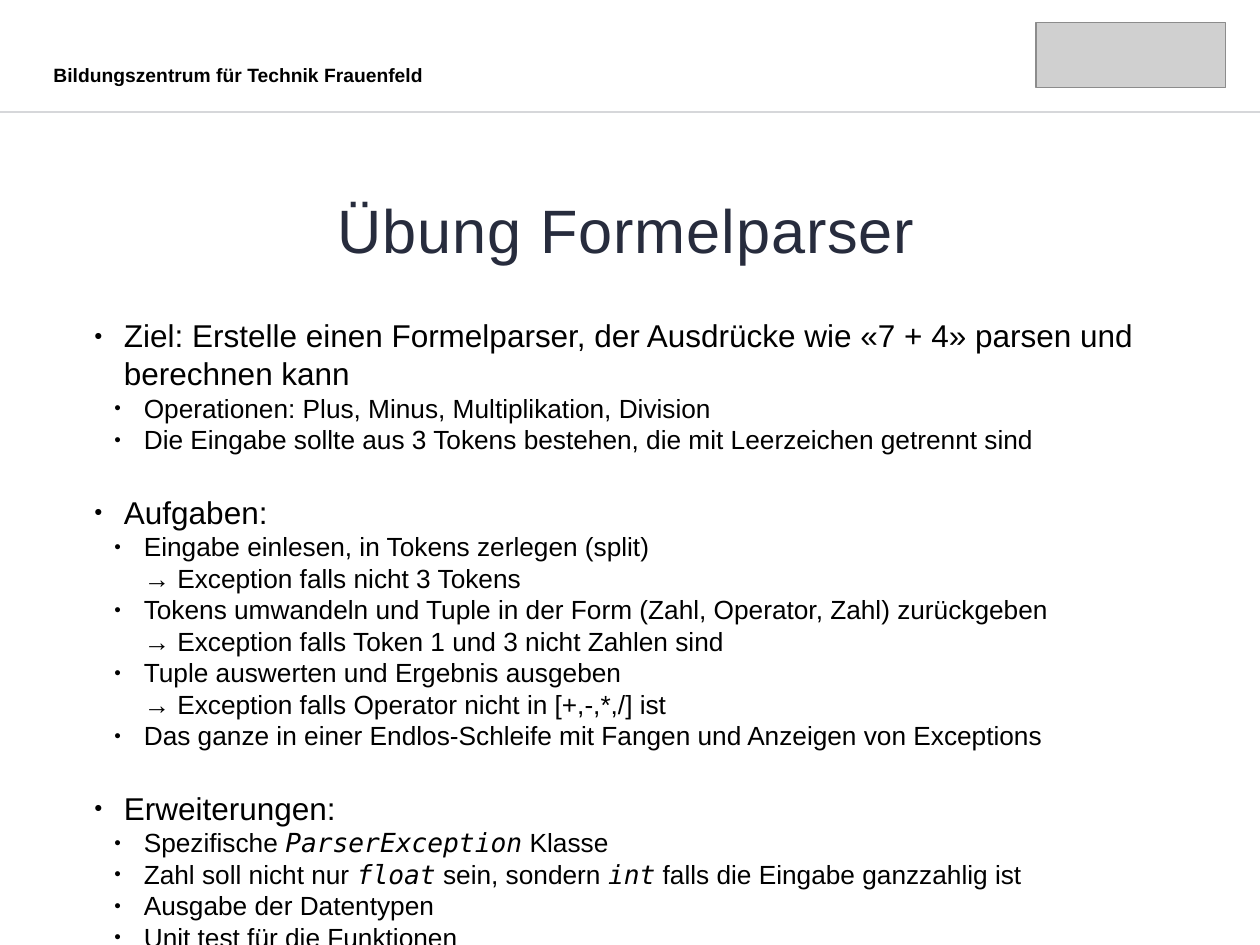
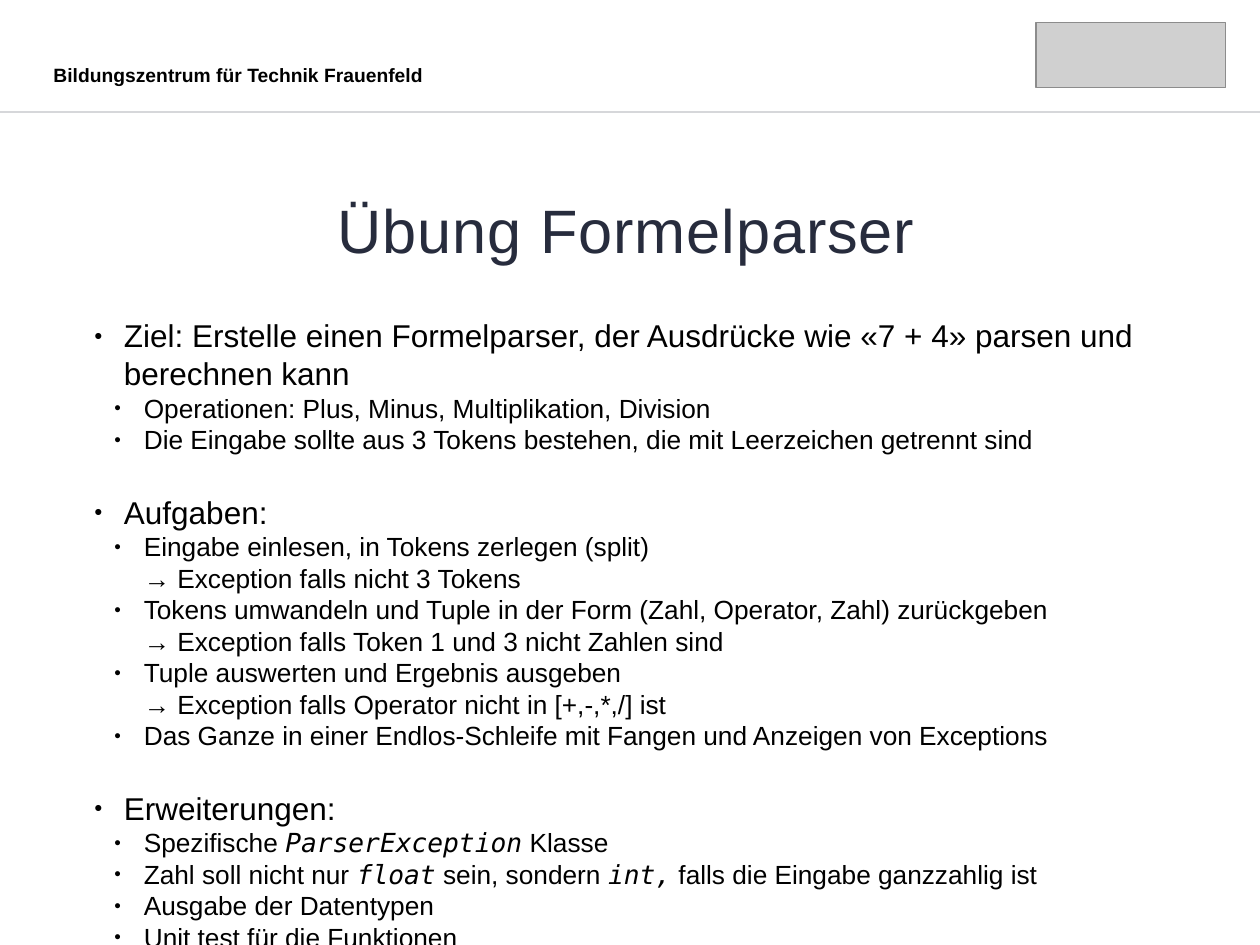
Before and after one commit to MicCalo/Applikationsentwicklung, a slide deck: slide 14 of Tag 6/Slides.odp. Drawn at 1260x945 pixels with LibreOffice and Linux fonts; fonts in the diff are those of the drawing; grey boxes stand for pictures. Boxes give left, top, right and bottom in pixels: in the first picture for what was removed or moved away, otherwise in the second. Text is boxed around its words. In the diff, an @@ line names an element or a change of style, - is before the commit and + after.

```diff
--- a/Tag 6/Slides.odp
+++ b/Tag 6/Slides.odp
@@ text at [144,726,1047,751]: text changed @@
-● Das ganze in einer Endlos-Schleife mit Fangen und Anzeigen von Exceptions
+● Das Ganze in einer Endlos-Schleife mit Fangen und Anzeigen von Exceptions
@@ text at [144,864,1037,890]: text changed @@
-● Zahl soll nicht nur float sein, sondern int falls die Eingabe ganzzahlig ist
+● Zahl soll nicht nur float sein, sondern int, falls die Eingabe ganzzahlig ist
```
Also in this commit, not shown: 4 other files.
